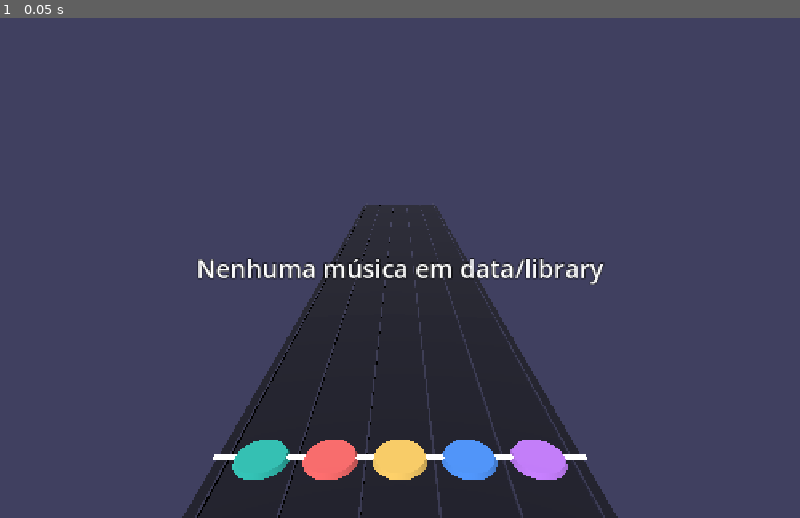
Above: before the commit, frame 1.
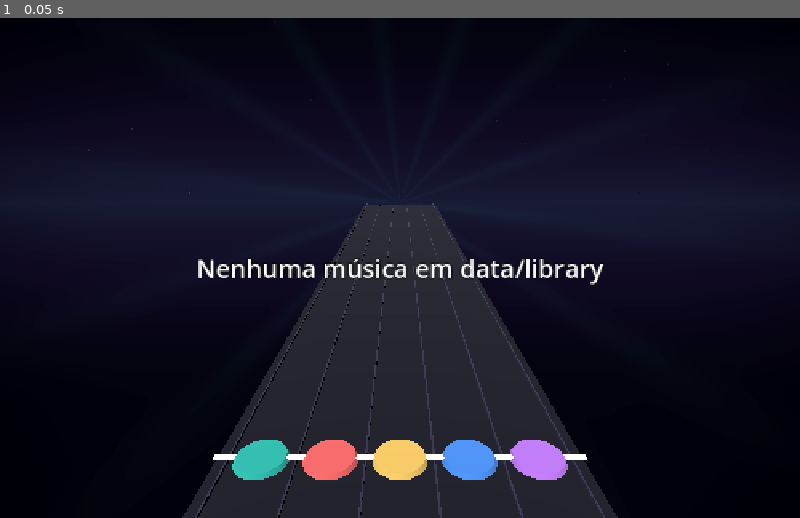
Above: after the commit, the same moment.

Repository: luisboch/palheta-e-baqueta
Game: Godot game, scene res://game/play.tscn
Two runs of this game, one before a commit and one after it. Both use one fixed random seed, a clock stepped at 60 frames per second and the inputs below.
Inputs:
- Up to frame 1 (0.05 s): no input

The runs differ from the first frame. In frame 1, 80% of the frame differs, in the area x 0-100%, y 0-100%.

Commit message:
feat: fundo no ritmo, linhas de batida e estouro no acerto
Co-Authored-By: Claude Opus 5.5 <noreply@anthropic.com>

Diff:
--- /dev/null
+++ b/godot/default_bus_layout.tres
@@ -0,0 +1,14 @@
+[gd_resource type="AudioBusLayout" format=3]
+
+[sub_resource type="AudioEffectSpectrumAnalyzer" id="AudioEffectSpectrumAnalyzer_music"]
+resource_name = "SpectrumAnalyzer"
+
+[resource]
+bus/1/name = &"Music"
+bus/1/solo = false
+bus/1/mute = false
+bus/1/bypass_fx = false
+bus/1/volume_db = 0.0
+bus/1/send = &"Master"
+bus/1/effect/0/effect = SubResource("AudioEffectSpectrumAnalyzer_music")
+bus/1/effect/0/enabled = true
--- /dev/null
+++ b/godot/game/background.gd
@@ -0,0 +1,27 @@
+## Fundo animado da partida: segue as batidas (BeatGrid) e o som (SpectrumBands).
+##
+## Fica numa CanvasLayer atrás da pista: o Environment da cena usa o fundo "Canvas".
+class_name Background
+extends CanvasLayer
+
+## Cores dos compassos: a paleta das lanes, uma por compasso, em sequência.
+const BAR_COLORS := Highway.COLORS
+
+@onready var _sky: ColorRect = $Sky
+
+
+func update(now: float, grid: BeatGrid, levels: PackedFloat32Array) -> void:
+	var mat: ShaderMaterial = _sky.material
+	var bar := maxi(grid.bar_at(now), 0)
+	var n := BAR_COLORS.size()
+	mat.set_shader_parameter("phase", grid.phase(now))
+	mat.set_shader_parameter("pulse", grid.pulse(now))
+	mat.set_shader_parameter("low", levels[0])
+	mat.set_shader_parameter("mid", levels[1])
+	mat.set_shader_parameter("high", levels[2])
+	# A cor muda a cada compasso, passando da anterior para a nova no começo dele.
+	mat.set_shader_parameter("color_a", BAR_COLORS[(bar + n - 1) % n])
+	mat.set_shader_parameter("color_b", BAR_COLORS[bar % n])
+	mat.set_shader_parameter("bar_mix", maxf(grid.bar_phase(now), 0.0))
+	var size := _sky.get_viewport_rect().size
+	mat.set_shader_parameter("aspect", size.x / maxf(size.y, 1.0))
--- /dev/null
+++ b/godot/game/background.gdshader
@@ -0,0 +1,58 @@
+// Fundo da partida: anéis que saem do horizonte a cada batida, brilho do horizonte pelos graves,
+// raios pelos médios e estrelas pelos agudos. Discreto: as notas precisam continuar legíveis.
+shader_type canvas_item;
+
+uniform vec2 horizon = vec2(0.5, 0.37); // ponto de fuga da pista na tela (0-1)
+uniform float phase = -1.0; // da batida atual (0-1); -1 antes da primeira
+uniform float pulse = 0.0; // 0-2 (downbeat vale o dobro)
+uniform float low = 0.0; // graves, médios e agudos (0-1)
+uniform float mid = 0.0;
+uniform float high = 0.0;
+uniform vec3 color_a : source_color = vec3(0.78, 0.49, 1.0); // cor do compasso anterior
+uniform vec3 color_b : source_color = vec3(0.18, 0.77, 0.71); // cor do compasso atual
+uniform float bar_mix = 1.0; // 0-1 ao longo do compasso
+uniform float aspect = 1.6;
+
+const vec3 DEEP = vec3(0.035, 0.035, 0.07);
+const vec3 HAZE = vec3(0.09, 0.06, 0.16);
+
+float hash(vec2 p) {
+	return fract(sin(dot(p, vec2(127.1, 311.7))) * 43758.5453);
+}
+
+void fragment() {
+	vec2 uv = UV;
+	vec2 d = (uv - horizon) * vec2(aspect, 1.0);
+	float r = length(d);
+	vec3 tint = mix(color_a, color_b, smoothstep(0.0, 0.25, bar_mix)); // troca no 1º tempo
+
+	// Céu: escuro em cima, névoa perto do horizonte.
+	vec3 col = mix(HAZE, DEEP, smoothstep(0.0, 0.9, abs(uv.y - horizon.y) * 2.2));
+
+	// Horizonte respira com os graves.
+	float band = exp(-abs(uv.y - horizon.y) * 14.0);
+	col += tint * band * (0.08 + 0.35 * low);
+
+	// Raios em leque a partir do ponto de fuga, girando devagar; força pelos médios.
+	float angle = atan(d.y, d.x);
+	float rays = pow(0.5 + 0.5 * sin(angle * 14.0 + TIME * 0.15), 6.0);
+	col += tint * rays * (0.03 + 0.12 * mid) * smoothstep(1.4, 0.1, r);
+
+	// Anel por batida, saindo do horizonte; some antes da próxima.
+	if (phase >= 0.0) {
+		float radius = phase * 1.1;
+		float ring = exp(-abs(r - radius) * 40.0) * (1.0 - phase);
+		col += tint * ring * 0.35 * (0.6 + 0.4 * min(pulse, 2.0));
+	}
+
+	// Estrelas que cintilam com os agudos, só no céu.
+	vec2 grid = uv * vec2(aspect, 1.0) * 70.0;
+	vec2 cell = floor(grid);
+	float star = step(0.985, hash(cell)) * smoothstep(0.18, 0.0, length(fract(grid) - 0.5));
+	float twinkle = 0.4 + 0.6 * sin(TIME * 3.0 + hash(cell + 7.0) * 6.28);
+	col += vec3(star * twinkle * (0.15 + 0.6 * high)) * step(uv.y, horizon.y);
+
+	// Vinheta para o centro ficar mais limpo que as bordas.
+	col *= 1.0 - 0.35 * smoothstep(0.5, 1.2, length((uv - vec2(0.5)) * vec2(aspect, 1.0)));
+	COLOR = vec4(col, 1.0);
+}
--- a/godot/game/highway.gd
+++ b/godot/game/highway.gd
@@ -19,18 +19,24 @@
 ]
 const KICK_COLOR := Color("ff9f1c")
 const MISS_COLOR := Color(0.25, 0.25, 0.28)
+const BEAT_LINE_POOL := 24  ## linhas de batida visíveis de uma vez (LOOKAHEAD cobre ~6 a 200 BPM)
+const BEAT_LINE_COLOR := Color(0.55, 0.55, 0.75)
+const HIT_POP := 1.35  ## escala do alvo no acerto, voltando a 1 em HIT_POP_TIME
+const HIT_POP_TIME := 0.12
 
 var session: PlaySession
 var lanes := 5
 var _views := {}  ## PlayNote → Node3D
 var _next := 0  ## próxima nota que ainda não ganhou desenho
 var _flash := 0.0
+var _beat_lines: Array[MeshInstance3D] = []
 
 @onready var _board: MeshInstance3D = $Board
 @onready var _strikeline: MeshInstance3D = $Strikeline
 @onready var _lines: Node3D = $Lines
 @onready var _targets: Node3D = $Targets
 @onready var _notes: Node3D = $Notes
+@onready var _beat_root: Node3D = $BeatLines
 
 
 ## Prepara a pista para a partida: 5 lanes (Cordas, baixo) ou 4 pads (bateria).
@@ -60,6 +66,20 @@
 		target.mesh = fresh.mesh
 		target.material_override = fresh.material_override
 		fresh.free()
+	_make_beat_lines(board.size.x)
+
+
+## Linhas de batida que correm pela pista com as notas (downbeat mais forte): mostram o tempo
+## mesmo nos trechos sem nota. Um conjunto fixo, reaproveitado a cada quadro.
+func _make_beat_lines(width: float) -> void:
+	for line in _beat_lines:
+		line.free()
+	_beat_lines.clear()
+	for i in BEAT_LINE_POOL:
+		var line := _box(Vector3(width, 0.005, 0.03), BEAT_LINE_COLOR, 0.3)
+		line.visible = false
+		_beat_root.add_child(line)
+		_beat_lines.append(line)
 
 
 func _x(lane: int) -> float:
@@ -75,7 +95,8 @@
 	return note.lanes[0] - 1 if session.drums else note.lanes[0]
 
 
-func update_view(now: float) -> void:
+## `grid`: as batidas da música (null: sem linhas nem pulso).
+func update_view(now: float, grid: BeatGrid = null) -> void:
 	while _next < session.notes.size() and session.notes[_next].time < now + LOOKAHEAD:
 		var note := session.notes[_next]
 		if note.state == PlayNote.State.PENDING:
@@ -89,8 +110,24 @@
 			view.queue_free()
 			_views.erase(note)
 	_flash = maxf(_flash - get_process_delta_time() * 4.0, 0.0)
+	var pulse := grid.pulse(now) if grid else 0.0
 	var mat: StandardMaterial3D = _strikeline.material_override
-	mat.emission_energy_multiplier = 1.5 + _flash * 4.0
+	mat.emission_energy_multiplier = 1.5 + _flash * 4.0 + pulse * 0.6
+	if grid:
+		_update_beat_lines(now, grid)
+
+
+func _update_beat_lines(now: float, grid: BeatGrid) -> void:
+	var visible_beats := grid.between(now - BEHIND, now + LOOKAHEAD)
+	for i in _beat_lines.size():
+		var line := _beat_lines[i]
+		line.visible = i < visible_beats.size()
+		if not line.visible:
+			continue
+		var beat: Array = visible_beats[i]
+		line.position = Vector3(0, -0.035, -(beat[0] - now) * SPEED)
+		line.scale = Vector3(1, 1, 2.5 if beat[1] else 1.0)
+		line.transparency = 0.2 if beat[1] else 0.6
 
 
 func _make_view(note: PlayNote) -> Node3D:
@@ -166,6 +203,18 @@
 
 func on_strum(result: Dictionary) -> void:
 	_flash = 1.0 if result.has("note") else 0.3
+	if result.has("note"):
+		for lane: int in result["note"].lanes:
+			_pop(lane)
+
+
+## O alvo da lane cresce e volta: o "estouro" de um acerto.
+func _pop(screen: int) -> void:
+	if screen < 0 or screen >= lanes:
+		return
+	var target := _target(screen)
+	target.scale = Vector3(HIT_POP, 0.4 * HIT_POP, HIT_POP)
+	create_tween().tween_property(target, "scale", Vector3(1, 0.4, 1), HIT_POP_TIME)
 
 
 func on_input(lane: int, result: Dictionary) -> void:
@@ -175,6 +224,7 @@
 		create_tween().tween_property(_target(screen), "transparency", 0.6, 0.15)
 	if result.has("note"):
 		_flash = 1.0
+		_pop(screen)
 
 
 func on_miss(note: PlayNote) -> void:
--- a/godot/game/play.gd
+++ b/godot/game/play.gd
@@ -9,6 +9,7 @@
 
 const LEAD_IN := 2.0  ## s antes da música: dá para ver as primeiras notas chegando
 const DEFAULT_LIBRARY := "../data/library"
+const MUSIC_BUS := "Music"
 ## Sem escolha (antes dos menus): Cordas no Difícil, o ponto de partida dos testes de jogo.
 const DEFAULT_INSTRUMENT := "strings"
 const DEFAULT_DIFFICULTY := "Hard"
@@ -24,9 +25,13 @@
 var _loaded: Dictionary
 var _done := false
 var _autoplay := false
+var _grid: BeatGrid
+var _bands := SpectrumBands.new()
+var _spectrum: AudioEffectSpectrumAnalyzerInstance  ## null sem o bus Music (testes sem áudio)
 
 @onready var highway: Highway = $Highway
 @onready var hud: Hud = $Hud
+@onready var background: Background = $Background
 
 
 func _ready() -> void:
@@ -64,6 +69,11 @@
 		)
 
 	session = PlaySession.new(_loaded["chart"], instrument, difficulty)
+	_grid = (
+		BeatGrid.from_beatmap(_loaded["beatmap"])
+		if not _loaded["beatmap"].get("beats", []).is_empty()
+		else BeatGrid.from_tempo(session.tempo, session.duration)
+	)
 	highway.setup(session)
 	hud.setup(_loaded["song"], instrument, difficulty)
 	_setup_audio(instrument)
@@ -86,6 +96,10 @@
 		sync.set_sync_stream(i, streams[i])
 	player = AudioStreamPlayer.new()
 	player.stream = sync
+	var bus := AudioServer.get_bus_index(MUSIC_BUS)
+	if bus >= 0:  # o analisador de espectro do fundo fica no bus Music (default_bus_layout.tres)
+		player.bus = MUSIC_BUS
+		_spectrum = AudioServer.get_bus_effect_instance(bus, 0)
 	add_child(player)
 
 
@@ -100,7 +114,8 @@
 		highway.on_miss(note)
 	if _stem_index >= 0:
 		player.stream.set_sync_stream_volume(_stem_index, events["volume_db"])
-	highway.update_view(now)
+	highway.update_view(now, _grid)
+	background.update(now, _grid, _bands.update(_magnitudes(), delta))
 	hud.update_score(session.scoring)
 	if (
 		session.finished(now)
@@ -129,6 +144,17 @@
 	)
 
 
+## Magnitude de cada faixa de SpectrumBands (média dos dois canais); vazio sem analisador.
+func _magnitudes() -> PackedFloat32Array:
+	var out := PackedFloat32Array()
+	if _spectrum == null:
+		return out
+	for band: Array in SpectrumBands.BANDS:
+		var m := _spectrum.get_magnitude_for_frequency_range(band[0], band[1])
+		out.append((m.x + m.y) / 2.0)
+	return out
+
+
 ## Toca as notas que chegaram na linha (modo --autoplay).
 func _play_by_itself(now: float) -> void:
 	for note in session.notes:
--- a/godot/game/play.tscn
+++ b/godot/game/play.tscn
@@ -3,10 +3,14 @@
 [ext_resource type="Script" uid="uid://c6am3w0yoacwi" path="res://game/play.gd" id="1_l2lu5"]
 [ext_resource type="Script" uid="uid://bkwv8wnuv8loy" path="res://game/highway.gd" id="2_ktf2h"]
 [ext_resource type="Script" uid="uid://boo8lqst1ymnv" path="res://game/hud.gd" id="3_fxqnm"]
+[ext_resource type="Script" path="res://game/background.gd" id="4_bkgnd"]
+[ext_resource type="Shader" path="res://game/background.gdshader" id="5_bkgsh"]
+
+[sub_resource type="ShaderMaterial" id="ShaderMaterial_bkgnd"]
+shader = ExtResource("5_bkgsh")
 
 [sub_resource type="Environment" id="Environment_crsts"]
-background_mode = 1
-background_color = Color(0.0627451, 0.0627451, 0.09411765, 1)
+background_mode = 3
 glow_enabled = true
 
 [sub_resource type="StandardMaterial3D" id="StandardMaterial3D_5x2mm"]
@@ -116,6 +120,18 @@
 
 [node name="Play" type="Node3D" unique_id=1359401120]
 script = ExtResource("1_l2lu5")
+
+[node name="Background" type="CanvasLayer" parent="."]
+layer = -1
+script = ExtResource("4_bkgnd")
+
+[node name="Sky" type="ColorRect" parent="Background"]
+material = SubResource("ShaderMaterial_bkgnd")
+anchors_preset = 15
+anchor_right = 1.0
+anchor_bottom = 1.0
+grow_horizontal = 2
+grow_vertical = 2
 
 [node name="Highway" type="Node3D" parent="." unique_id=1360344792]
 script = ExtResource("2_ktf2h")
@@ -202,6 +218,8 @@
 material_override = SubResource("StandardMaterial3D_fwmjg")
 transparency = 0.6
 mesh = SubResource("CylinderMesh_ylo47")
+
+[node name="BeatLines" type="Node3D" parent="Highway"]
 
 [node name="Notes" type="Node3D" parent="Highway" unique_id=1274922452]
 
--- a/godot/tests/game/play_test.gd
+++ b/godot/tests/game/play_test.gd
@@ -4,16 +4,23 @@
 const PlayScene := preload("res://game/play.tscn")
 
 
-func _song_dir(instruments: String) -> String:
+func _song_dir(instruments: String, beatmap := "") -> String:
 	var dir := create_temp_dir("play_song")
+	if beatmap != "":
+		var beats := FileAccess.open(dir.path_join("beatmap.json"), FileAccess.WRITE)
+		beats.store_string(beatmap)
+		beats.close()
 	var song := FileAccess.open(dir.path_join("song.json"), FileAccess.WRITE)
-	song.store_string(
-		(
+	(
+		song
+		. store_string(
 			(
-				'{"version": 1, "title": "Exemplo", "artist": null, "instruments": %s,'
-				+ ' "files": {"chart": "notes.chart", "song": "song.ogg"}}'
+				(
+					'{"version": 1, "title": "Exemplo", "artist": null, "instruments": %s,'
+					+ ' "files": {"chart": "notes.chart", "song": "song.ogg", "beatmap": "beatmap.json"}}'
+				)
+				% instruments
 			)
-			% instruments
 		)
 	)
 	song.close()
@@ -41,7 +48,9 @@
 
 
 func test_autoplay_plays_the_whole_song_without_audio() -> void:
-	var scene := _play(_song_dir('{"strings": true, "drums": true}'), "strings", "Expert")
+	var beatmap := '{"beats": [0.5, 1.0, 1.5, 2.0, 2.5], "downbeats": [0.5, 2.5]}'
+	var scene := _play(_song_dir('{"strings": true, "drums": true}', beatmap), "strings", "Expert")
+	assert_array(scene._grid.beats).is_equal(PackedFloat64Array([0.5, 1.0, 1.5, 2.0, 2.5]))
 	assert_str(scene.session.instrument).is_equal("strings")
 	_run_to_end(scene)
 	assert_bool(scene._done).is_true()
@@ -54,6 +63,7 @@
 	var scene := _play(_song_dir('{"strings": false, "drums": true}'), "strings", "Impossível")
 	assert_str(scene.session.instrument).is_equal("drums")  # Cordas ausente: cai na bateria
 	assert_str(scene.session.difficulty).is_equal("Hard")
+	assert_bool(scene._grid.beats.is_empty()).is_false()  # sem beatmap: batidas do mapa de tempo
 	_run_to_end(scene)
 	assert_int(scene.session.scoring.misses).is_equal(0)
 
Not shown, added: godot/game/background.gd.uid
Not shown, added: godot/game/background.gdshader.uid
Not shown, changed: docs/architecture.md
